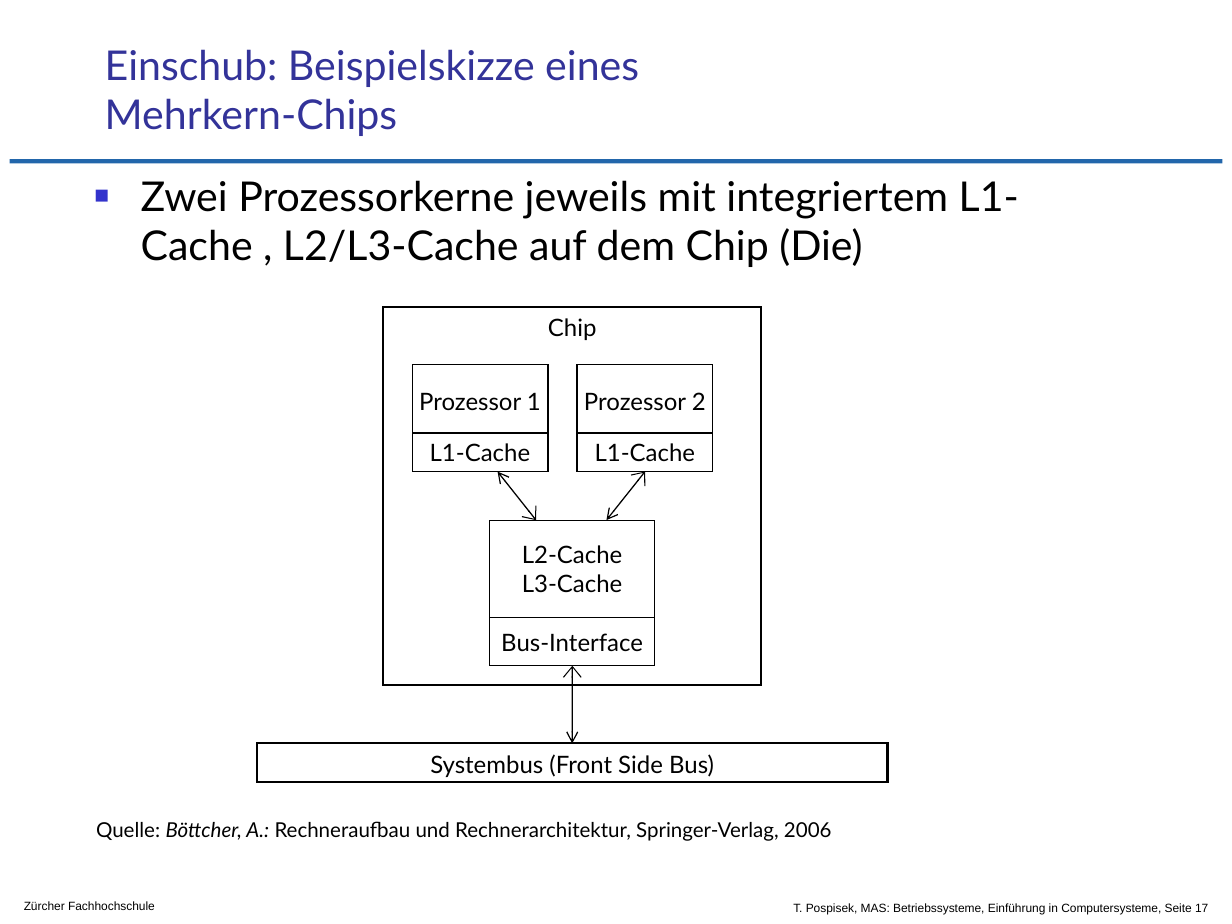
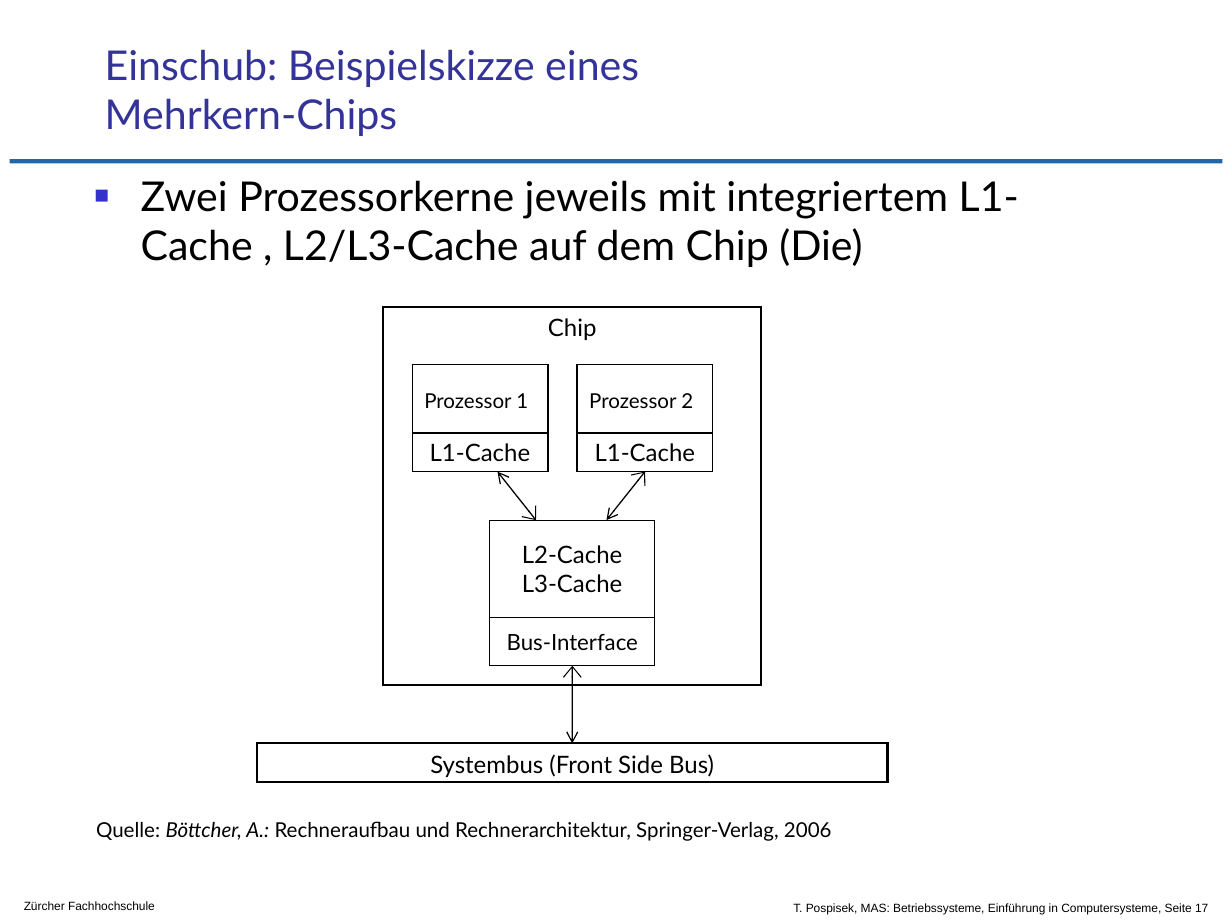
Before and after one commit to tpo/betriebssysteme, a slide deck: slide 17 of 01-1_Einführung_in_Computersysteme.odp. Drawn at 1232x924 pixels with LibreOffice and Linux fonts; fonts in the diff are those of the drawing; background and template pictures are left out. Boxes give left, top, right and bottom in pixels: in the first picture for what was removed or moved away, otherwise in the second. Text is boxed around its words. In the diff, an @@ line names an element or a change of style, - is before the commit and + after.

Commit message:
Schriftgrössen angepasst

```diff
--- a/01-1_Einführung_in_Computersysteme.odp
+++ b/01-1_Einführung_in_Computersysteme.odp
@@ rectangle "Prozessor 1" at [413,365,548,436]: size 14 to 12 pt; alignment centre to left @@
@@ rectangle "Prozessor 2" at [577,365,712,436]: size 14 to 12 pt; alignment centre to left @@
@@ rectangle "Bus-Interface" at [490,617,655,665]: size 14 to 13 pt @@
```
